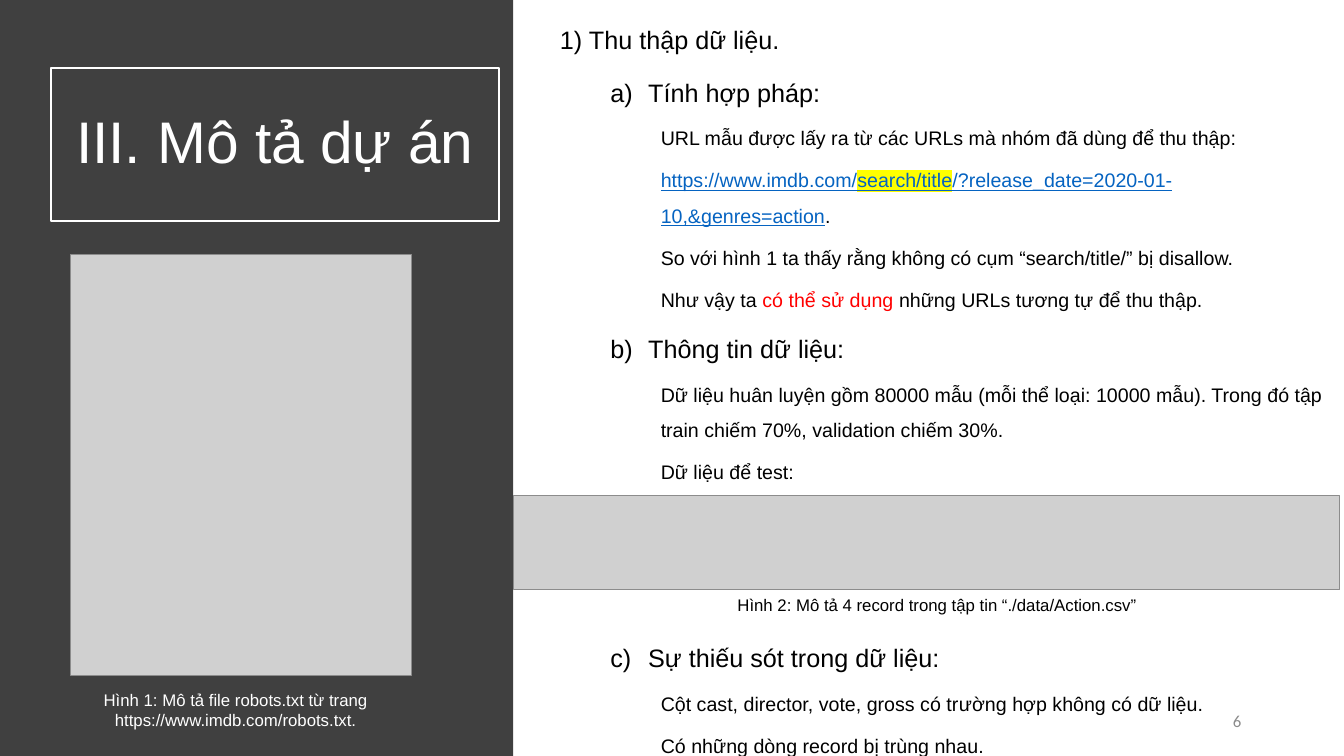
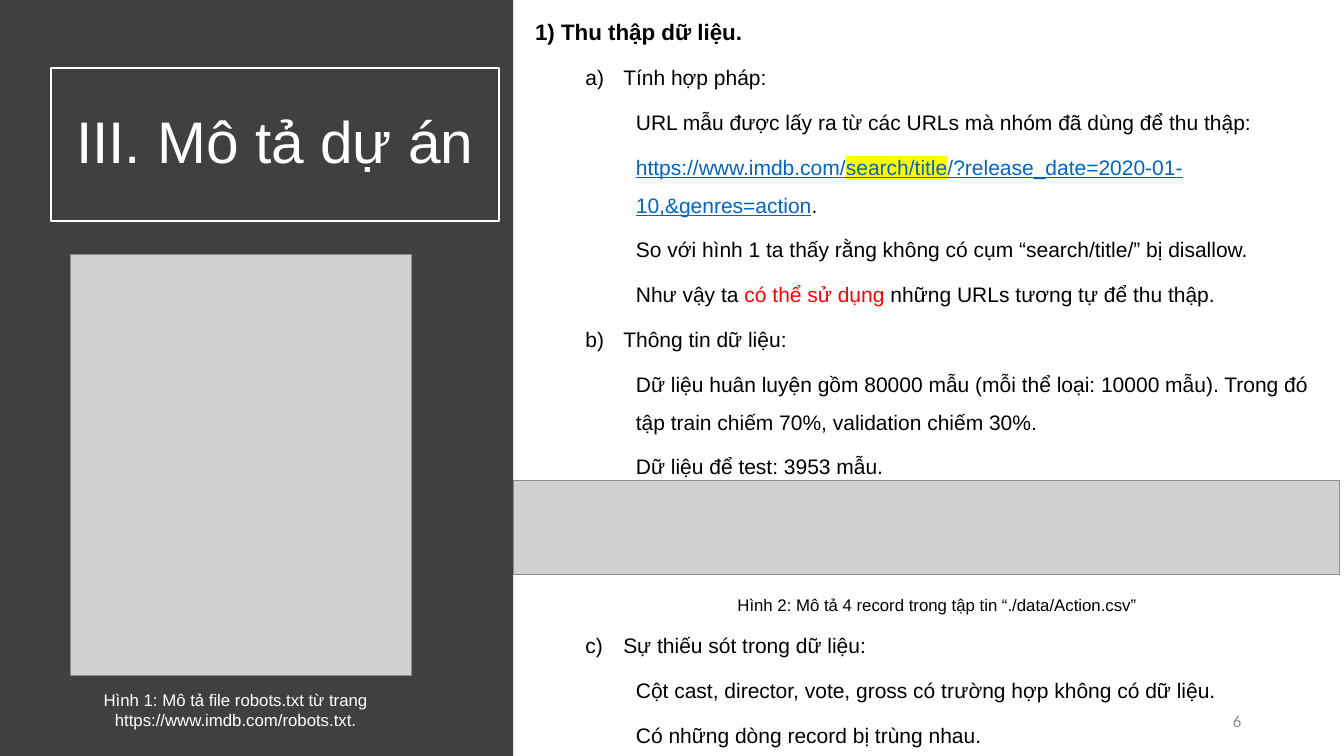
Before and after one commit to vietph34/DS_Final_project, a slide deck: slide 6 of doc/report.pptx. Drawn at 1344x756 pixels with LibreOffice and Linux fonts; fonts in the diff are those of the drawing; grey boxes stand for pictures. Boxes give left, top, right and bottom in pixels: in the first picture for what was removed or moved away, otherwise in the second. Text is boxed around its words. In the diff, an @@ line names an element or a change of style, - is before the commit and + after.

```diff
--- a/doc/report.pptx
+++ b/doc/report.pptx
@@ text "1) Thu thập dữ liệu.": place and size @@
-text "1) Thu thập dữ liệu." at [560, 30, 1322, 756]
+text "1) Thu thập dữ liệu." at [535, 23, 1307, 747]
@@ text at [535, 23, 1307, 747]: size 18 to 16 pt, bold on in "1) Thu thập dữ liệu."; size 18 to 15 pt in "Tính hợp pháp:", "Thông tin dữ liệu:", "Sự thiếu sót trong dữ liệu:"; size 14 to 15 pt in "URL mẫu được lấy ra từ các ...", "https://www.imdb.com/search/title/?release_date=2020-01-10,& ...", "So với hình 1 ta thấy rằng ...", "Như vậy ta có thể sử dụng ..." and 3 more places @@
@@ text at [636, 458, 883, 478]: text changed; size 14 to 15 pt @@
-    Dữ liệu để test:
+    Dữ liệu để test: 3953 mẫu.
@@ picture: place and size @@
-picture at [513, 496, 1340, 590]
+picture at [513, 481, 1340, 575]
```
Also in this commit, not shown: 7 other slides changed, 2 slides added, 1 slide removed.
